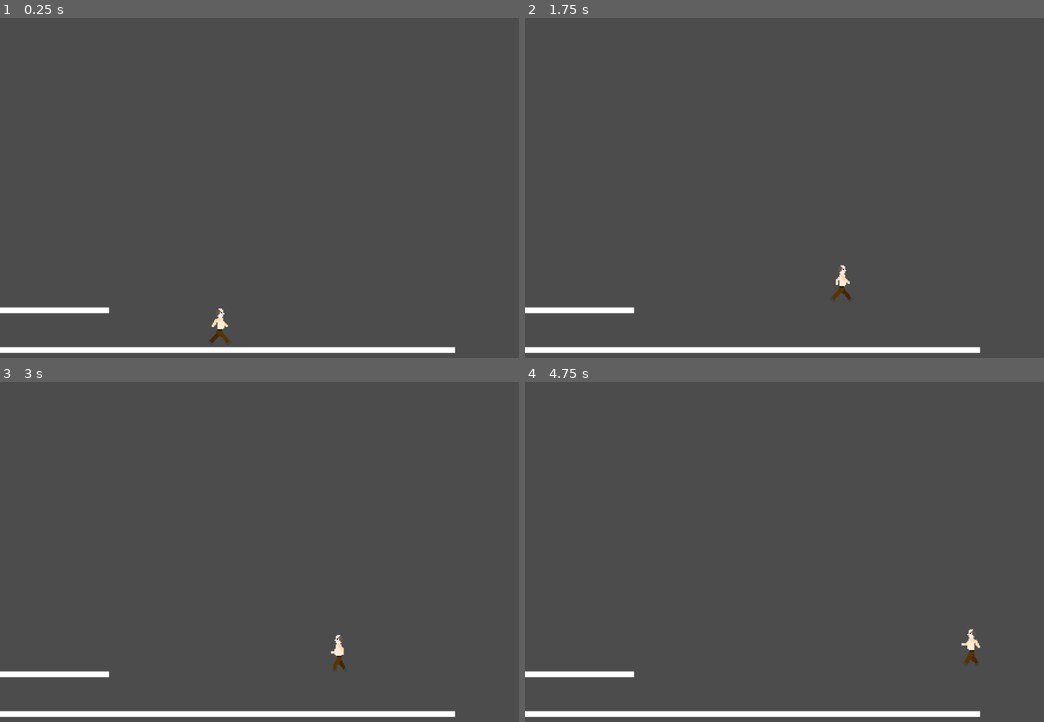
Above: before the commit, frames 1-4 (two rows, left to right).
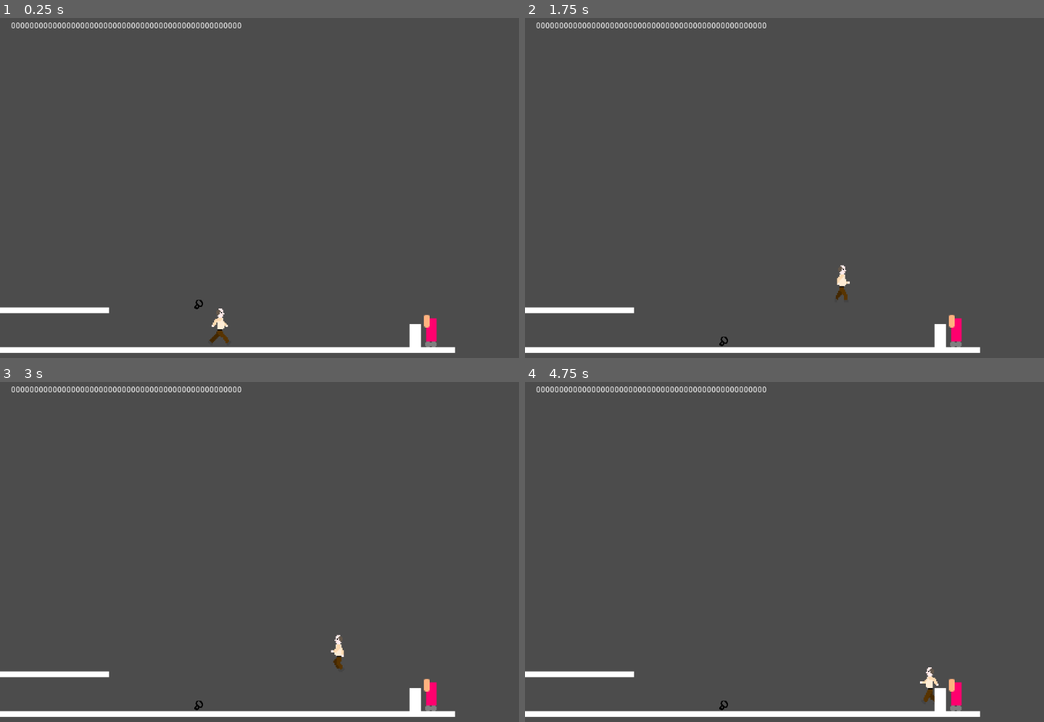
Above: after the commit, the same moments.

Repository: juherask/FGJ21PileDiver
Game: Godot game, scene res://World.tscn
Same seed, same stepped clock (60 frames per second), same inputs: the game is played once before the commit and once after it.
Inputs (mouse positions are in pixels of both pictures, inside the frame that each line leads up to):
- Up to frame 1 (0.25 s): no input
- Up to frame 2 (1.75 s): tap Enter at 0.5 s; move the mouse to (950, 167) at 0.52 s; hold Space (jump) 0.53-1.28 s; hold D (right) from 0.53 s (still down); click (950, 167) at 0.67 s; move the mouse to (701, 201) at 1.27 s; tap Space (jump) at 1.35, 1.52 s; click (701, 201) at 1.42 s
- Up to frame 3 (3 s): tap Space (jump) at 1.82, 2.85 s; move the mouse to (352, 473) at 2.02 s; release D (right) at 2.03 s; hold A (left) 2.03-2.78 s; hold Space (jump) 2.03-2.78 s; click (352, 473) at 2.17 s; move the mouse to (264, 620) at 2.77 s; hold D (right) from 2.78 s (still down); click (264, 620) at 2.92 s
- Up to frame 4 (4.75 s): tap Space (jump) at 3.02, 3.32, 4.35, 4.52 s; move the mouse to (997, 603) at 3.52 s; hold Space (jump) 3.53-4.28 s; click (997, 603) at 3.67 s; move the mouse to (644, 497) at 4.27 s; release D (right) at 4.28 s; hold A (left) from 4.28 s (still down); click (644, 497) at 4.42 s

The runs differ from the first frame. In frame 1, 0.9% of the frame differs, in the area x 2-85%, y 1-97%; in frame 2, 1.0%; in frame 3, 1.0%; in frame 4, 1.2%, in the area x 2-88%, y 1-97%.

Commit message:
Pickup and carry 1/2 implemented

Diff:
--- /dev/null
+++ b/Customer.gd
@@ -0,0 +1,15 @@
+extends Area2D
+
+enum ItemType {KEYS, PHONE, SOCK, WALLET, MITTEN, CAP, SCARF}
+
+export var item_type = ItemType.KEYS
+export var item_color = Color.aqua
+
+func _on_Customer_item_entered(body):
+	if "item_type" in body and body.item_type == item_type and \
+	   "item_color" in body and body.item_color == item_color:
+		# Right item. Client is happy
+		# TODO: walk away
+		# TODO: increase score depending on how long it took
+		get_node("/root/World/ScoreLabel").score+=100
+		# TODO: increase
--- /dev/null
+++ b/Item.gd
@@ -0,0 +1,23 @@
+extends RigidBody2D
+
+const GRAB_DISTANCE = 100
+
+signal item_grabbed
+
+func _input(event):
+	if event is InputEventMouseButton or \
+	   event is InputEventMouseMotion:
+		var mouse_position = get_global_mouse_position()
+		var item_position = transform.get_origin()
+		var mi_d = mouse_position.distance_to(item_position)
+
+		if mi_d<$ItemSprite.texture.get_width()/2.0:
+			$HighlightSprite.visible = true
+
+			if event is InputEventMouseButton:
+				var player_position = get_node("/root/World/Player").transform.get_origin()
+				var mp_d = mouse_position.distance_to(player_position)
+				if mp_d<GRAB_DISTANCE:
+					emit_signal("item_grabbed", self)
+		else:
+			$HighlightSprite.visible = false
--- a/Player.gd
+++ b/Player.gd
@@ -16,6 +16,8 @@
 const UP = Vector2(0, -1)
 
 var jump_strength = 0.0
+var carried_item = null
+var carried_item_sprite = null
 
 # Called when the node enters the scene tree for the first time.
 func _ready():
@@ -24,7 +26,7 @@
 func _physics_process(delta):
 
 	if Input.is_action_just_pressed("jump"):
-		jump_strength = 0.0
+		jump_strength = MIN_JUMP
 		print("START")
 
 	if Input.is_action_pressed("left"):
@@ -39,9 +41,13 @@
 	if velocity.x<-200.0:
 		$PlayerSprite.flip_h = true
 		$PlayerSprite.playing = true
+		if carried_item_sprite!=null:
+			carried_item_sprite.position = Vector2(-20,0)
 	elif velocity.x>200.0:
 		$PlayerSprite.flip_h = false
 		$PlayerSprite.playing = true
+		if carried_item_sprite!=null:
+			carried_item_sprite.position = Vector2(20,0)
 	else:
 		velocity.x = 0.0
 		$PlayerSprite.playing = false
@@ -51,7 +57,7 @@
 		if Input.is_action_pressed("jump"):
 			jump_strength += delta
 		if Input.is_action_just_released("jump"):
-			jump_strength = min(MAX_JUMP, max(MIN_JUMP, jump_strength))
+			jump_strength = min(MAX_JUMP, jump_strength)
 			print("JUMP ", jump_strength)
 			velocity.y -= JUMP_BASE_STRENGTH*jump_strength
 			jump_strength = 0.0
@@ -67,6 +73,19 @@
 
 	move_and_slide( velocity*delta, UP, false, 4, 5.0)
 
-# Called every frame. 'delta' is the elapsed time since the previous frame.
-#func _process(delta):
-#	pass
+func _on_item_grabbed(item):
+	if carried_item!=null:
+		#TODO: Throw it away
+		pass
+
+	carried_item = item
+	carried_item_sprite = item.get_node("ItemSprite")
+
+	# TODO: This does not work. We would need something that can collide!
+	#  use a carry slot area 2d for the player?
+
+	# Remove from the item, add to the player
+	item.get_parent().remove_child(item)
+	item.remove_child(carried_item_sprite)
+	self.add_child(carried_item_sprite)
+	carried_item_sprite.position = Vector2(20,0)
--- /dev/null
+++ b/ScoreLabel.gd
@@ -0,0 +1,8 @@
+extends Label
+
+var score = 0
+
+
+# Called every frame. 'delta' is the elapsed time since the previous frame.
+func _process(_delta):
+	text = "%050d"%score
--- a/World.tscn
+++ b/World.tscn
@@ -1,70 +1,86 @@
-[gd_scene load_steps=19 format=2]
+[gd_scene load_steps=29 format=2]
 
 [ext_resource path="res://spritesheet_walk.png" type="Texture" id=1]
 [ext_resource path="res://Player.gd" type="Script" id=2]
+[ext_resource path="res://customer1.png" type="Texture" id=3]
+[ext_resource path="res://Customer.gd" type="Script" id=4]
+[ext_resource path="res://ScoreLabel.gd" type="Script" id=5]
+[ext_resource path="res://key_placeholder.png" type="Texture" id=6]
+[ext_resource path="res://Item.gd" type="Script" id=7]
+[ext_resource path="res://highlight.png" type="Texture" id=8]
 
-[sub_resource type="AtlasTexture" id=12]
+[sub_resource type="AtlasTexture" id=1]
 atlas = ExtResource( 1 )
 region = Rect2( 0, 0, 32, 32 )
 
-[sub_resource type="AtlasTexture" id=13]
+[sub_resource type="AtlasTexture" id=2]
 atlas = ExtResource( 1 )
 region = Rect2( 32, 0, 32, 32 )
 
-[sub_resource type="AtlasTexture" id=14]
+[sub_resource type="AtlasTexture" id=3]
 atlas = ExtResource( 1 )
 region = Rect2( 64, 0, 32, 32 )
 
-[sub_resource type="AtlasTexture" id=15]
+[sub_resource type="AtlasTexture" id=4]
 atlas = ExtResource( 1 )
 region = Rect2( 96, 0, 32, 32 )
 
-[sub_resource type="AtlasTexture" id=16]
+[sub_resource type="AtlasTexture" id=5]
 atlas = ExtResource( 1 )
 region = Rect2( 128, 0, 32, 32 )
 
-[sub_resource type="AtlasTexture" id=17]
+[sub_resource type="AtlasTexture" id=6]
 atlas = ExtResource( 1 )
 region = Rect2( 160, 0, 32, 32 )
 
-[sub_resource type="AtlasTexture" id=18]
+[sub_resource type="AtlasTexture" id=7]
 atlas = ExtResource( 1 )
 region = Rect2( 192, 0, 32, 32 )
 
-[sub_resource type="AtlasTexture" id=19]
+[sub_resource type="AtlasTexture" id=8]
 atlas = ExtResource( 1 )
 region = Rect2( 224, 0, 32, 32 )
 
-[sub_resource type="AtlasTexture" id=20]
+[sub_resource type="AtlasTexture" id=9]
 atlas = ExtResource( 1 )
 region = Rect2( 256, 0, 32, 32 )
 
-[sub_resource type="AtlasTexture" id=21]
+[sub_resource type="AtlasTexture" id=10]
 atlas = ExtResource( 1 )
 region = Rect2( 288, 0, 32, 32 )
 
-[sub_resource type="SpriteFrames" id=6]
+[sub_resource type="SpriteFrames" id=11]
 animations = [ {
-"frames": [ SubResource( 12 ), SubResource( 13 ), SubResource( 14 ), SubResource( 15 ), SubResource( 16 ), SubResource( 17 ), SubResource( 18 ), SubResource( 19 ), SubResource( 20 ), SubResource( 21 ) ],
+"frames": [ SubResource( 1 ), SubResource( 2 ), SubResource( 3 ), SubResource( 4 ), SubResource( 5 ), SubResource( 6 ), SubResource( 7 ), SubResource( 8 ), SubResource( 9 ), SubResource( 10 ) ],
 "loop": true,
 "name": "walk",
-"speed": 5.0
+"speed": 10.0
 } ]
 
-[sub_resource type="RectangleShape2D" id=7]
+[sub_resource type="RectangleShape2D" id=12]
 extents = Vector2( 10, 35 )
 
-[sub_resource type="QuadMesh" id=8]
+[sub_resource type="QuadMesh" id=13]
 size = Vector2( 800, 10 )
 
-[sub_resource type="RectangleShape2D" id=9]
+[sub_resource type="RectangleShape2D" id=14]
 extents = Vector2( 400, 5 )
 
-[sub_resource type="QuadMesh" id=10]
+[sub_resource type="QuadMesh" id=15]
 size = Vector2( 200, 10 )
 
-[sub_resource type="RectangleShape2D" id=11]
+[sub_resource type="RectangleShape2D" id=16]
 extents = Vector2( 100, 5 )
+
+[sub_resource type="QuadMesh" id=17]
+size = Vector2( 20, 40 )
+
+[sub_resource type="RectangleShape2D" id=18]
+extents = Vector2( 8, 90 )
+
+[sub_resource type="RectangleShape2D" id=19]
+
+[sub_resource type="RectangleShape2D" id=20]
 
 [node name="World" type="Node2D"]
 
@@ -78,11 +94,11 @@
 
 [node name="PlayerSprite" type="AnimatedSprite" parent="Player"]
 scale = Vector2( 2, 2 )
-frames = SubResource( 6 )
+frames = SubResource( 11 )
 animation = "walk"
 
 [node name="BodyCollision" type="CollisionShape2D" parent="Player"]
-shape = SubResource( 7 )
+shape = SubResource( 12 )
 
 [node name="Floor" type="StaticBody2D" parent="."]
 position = Vector2( 389, 585 )
@@ -103,7 +119,66 @@
 }
 
 [node name="ShelfMesh" type="MeshInstance2D" parent="Shelf"]
-mesh = SubResource( 10 )
+mesh = SubResource( 15 )
 
 [node name="ShelfShape2D" type="CollisionShape2D" parent="Shelf"]
-shape = SubResource( 11 )
+shape = SubResource( 16 )
+
+[node name="Desk" type="StaticBody2D" parent="."]
+position = Vector2( 719.999, 560.015 )
+__meta__ = {
+"_edit_group_": true
+}
+
+[node name="DeskMesh" type="MeshInstance2D" parent="Desk"]
+mesh = SubResource( 17 )
+
+[node name="DeskShape2D" type="CollisionShape2D" parent="Desk"]
+shape = SubResource( 18 )
+
+[node name="Customer" type="Area2D" parent="."]
+position = Vector2( 742.683, 547.742 )
+script = ExtResource( 4 )
+__meta__ = {
+"_edit_group_": true
+}
+
+[node name="CustomerSkin" type="Sprite" parent="Customer"]
+scale = Vector2( 2, 2 )
+texture = ExtResource( 3 )
+
+[node name="CustomerArea" type="CollisionShape2D" parent="Customer"]
+scale = Vector2( 3, 3 )
+shape = SubResource( 19 )
+
+[node name="ScoreLabel" type="Label" parent="."]
+margin_left = 19.0703
+margin_top = 15.8919
+margin_right = 59.0703
+margin_bottom = 29.8919
+text = "00000"
+script = ExtResource( 5 )
+__meta__ = {
+"_edit_use_anchors_": false
+}
+
+[node name="Item" type="RigidBody2D" parent="."]
+position = Vector2( 344.896, 503.231 )
+script = ExtResource( 7 )
+__meta__ = {
+"_edit_group_": true
+}
+
+[node name="CollisionShape2D" type="CollisionShape2D" parent="Item"]
+shape = SubResource( 20 )
+
+[node name="ItemSprite" type="Sprite" parent="Item"]
+z_index = 2
+texture = ExtResource( 6 )
+
+[node name="HighlightSprite" type="Sprite" parent="Item"]
+visible = false
+z_index = -1
+texture = ExtResource( 8 )
+[connection signal="body_entered" from="Customer" to="Customer" method="_on_Customer_item_entered"]
+[connection signal="item_grabbed" from="Item" to="Player" method="_on_item_grabbed"]
--- a/project.godot
+++ b/project.godot
@@ -18,6 +18,11 @@
 config/name="Fgj 21 Pile Diver"
 run/main_scene="res://World.tscn"
 config/icon="res://icon.png"
+
+[display]
+
+mouse_cursor/custom_image="res://cursor.png"
+mouse_cursor/custom_image_hotspot=Vector2( 7, 7 )
 
 [input]
 
Not shown: 1 places in World.tscn that only renumber resources
Binary file added: cursor.png
Not shown, added: cursor.png.import
Binary file added: customer1.png
Not shown, added: customer1.png.import
Binary file added: highlight.png
Not shown, added: highlight.png.import
Binary file added: key_placeholder.png
Not shown, added: key_placeholder.png.import
